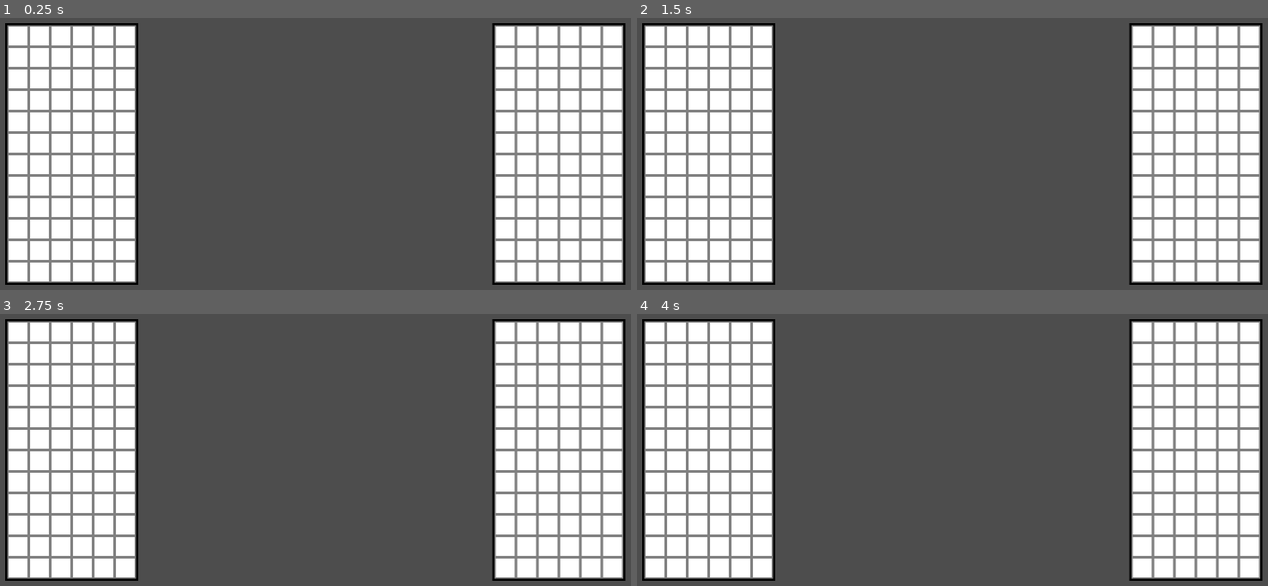
Above: before the commit, frames 1-4 (two rows, left to right).
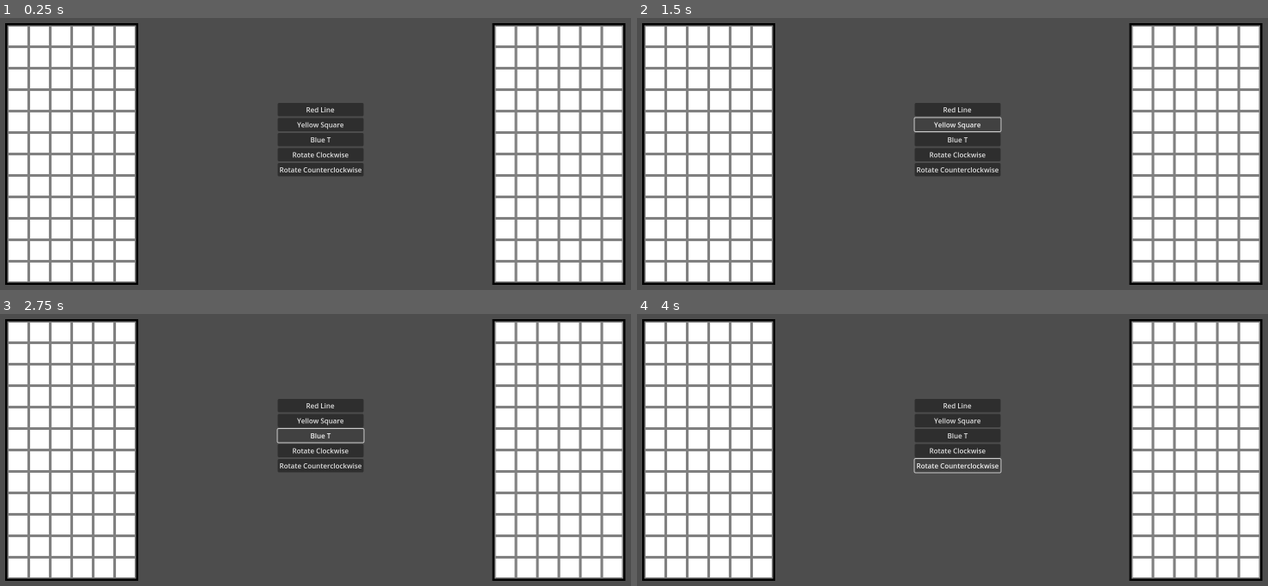
Above: after the commit, the same moments.

Repository: VincentBorchardt/Skremplets-Puzzle-Game-RPJ-2025
Game: Godot game, scene res://scenes/play_scene_test.tscn
Two runs of this game, one before a commit and one after it. Both use one fixed random seed, a clock stepped at 60 frames per second and the inputs below. The project has no main scene, so this scene is started directly.
Inputs (mouse positions are in pixels of both pictures, inside the frame that each line leads up to):
- Up to frame 1 (0.25 s): no input
- Up to frame 2 (1.5 s): click (958, 110) at 0.5 s, where only the run after the commit has a clickable "Red Line"; click (958, 124) at 1.25 s, where only the run after the commit has a clickable "Yellow Square"
- Up to frame 3 (2.75 s): click (321, 436) at 2 s, where only the run after the commit has a clickable "Blue T"
- Up to frame 4 (4 s): click (958, 450) at 2.75 s, where only the run after the commit has a clickable "Rotate Clockwise"; click (958, 466) at 3.5 s, where only the run after the commit has a clickable "Rotate Counterclockwise"

The runs differ from the first frame. In frame 1, 3.0% of the frame differs, in the area x 44-58%, y 31-59%; in frame 2, 2.7%; in frame 3, 2.6%; in frame 4, 2.7%.
Error before the commit: Parse Error: Function "rotate_piece()" not found in base self. (res://scripts/piece.gd:60)

Commit message:
Test pieces added, pieces fully show up
The test scene works finally, though both grids show the same thing--next is to fix that (but I want a safe commit first), as well as move stuff into piece_list

Diff:
--- /dev/null
+++ b/resources/pieces/blue_four_t.tres
@@ -0,0 +1,14 @@
+[gd_resource type="Resource" script_class="Piece" load_steps=3 format=3 uid="uid://cp4dautmudtjn"]
+
+[ext_resource type="Texture2D" uid="uid://gt7ekck3yu2f" path="res://assets/pieces/blue_four_t.png" id="1_ewmfe"]
+[ext_resource type="Script" uid="uid://6oywq2cixv6v" path="res://scripts/piece.gd" id="1_r10d6"]
+
+[resource]
+script = ExtResource("1_r10d6")
+owner = 0
+root_point_location = Vector2i(0, 0)
+secondary_points = Array[Vector2i]([Vector2i(0, -1), Vector2i(0, 0), Vector2i(0, 1), Vector2i(1, 0)])
+image = ExtResource("1_ewmfe")
+type = 1
+translation = Vector2(25, 0)
+rotation = 0.0
--- /dev/null
+++ b/resources/pieces/red_four_line.tres
@@ -0,0 +1,14 @@
+[gd_resource type="Resource" script_class="Piece" load_steps=3 format=3 uid="uid://sul45feloifc"]
+
+[ext_resource type="Script" uid="uid://6oywq2cixv6v" path="res://scripts/piece.gd" id="1_stb0y"]
+[ext_resource type="Texture2D" uid="uid://chm8yymjkht1q" path="res://assets/pieces/red_four_line.png" id="1_worr0"]
+
+[resource]
+script = ExtResource("1_stb0y")
+owner = 2
+root_point_location = Vector2i(0, 0)
+secondary_points = Array[Vector2i]([Vector2i(0, 0), Vector2i(0, 1), Vector2i(0, 2), Vector2i(0, 3)])
+image = ExtResource("1_worr0")
+type = 0
+translation = Vector2(0, 75)
+rotation = 0.0
--- /dev/null
+++ b/resources/pieces/yellow_four_square.tres
@@ -0,0 +1,14 @@
+[gd_resource type="Resource" script_class="Piece" load_steps=3 format=3 uid="uid://c6hl4hayblppu"]
+
+[ext_resource type="Texture2D" uid="uid://8lamhl6y5l5f" path="res://assets/pieces/yellow_four_square.png" id="1_1elxg"]
+[ext_resource type="Script" uid="uid://6oywq2cixv6v" path="res://scripts/piece.gd" id="1_wj8j1"]
+
+[resource]
+script = ExtResource("1_wj8j1")
+owner = 2
+root_point_location = Vector2i(0, 0)
+secondary_points = Array[Vector2i]([Vector2i(0, 0), Vector2i(1, 0), Vector2i(0, 1), Vector2i(1, 1)])
+image = ExtResource("1_1elxg")
+type = 2
+translation = Vector2(25, 25)
+rotation = 0.0
--- a/scenes/grid_space.tscn
+++ b/scenes/grid_space.tscn
@@ -1,7 +1,8 @@
-[gd_scene load_steps=4 format=3 uid="uid://bapgvd2psgvpj"]
+[gd_scene load_steps=5 format=3 uid="uid://bapgvd2psgvpj"]
 
 [ext_resource type="Script" uid="uid://f2ajmd5fuvtk" path="res://scripts/grid_space.gd" id="1_htyn4"]
 [ext_resource type="Texture2D" uid="uid://bfbiqxym3pyx1" path="res://assets/grid/temp_grid_space.png" id="2_2pu0k"]
+[ext_resource type="Texture2D" uid="uid://dif3f3v6718bm" path="res://assets/blank_image.png" id="3_2pu0k"]
 
 [sub_resource type="RectangleShape2D" id="RectangleShape2D_e42ob"]
 size = Vector2(50, 50)
@@ -9,14 +10,16 @@
 [node name="GridSpace" type="Area2D"]
 script = ExtResource("1_htyn4")
 
+[node name="CollisionShape2D" type="CollisionShape2D" parent="."]
+position = Vector2(-0.5, 0.5)
+shape = SubResource("RectangleShape2D_e42ob")
+
 [node name="SpaceImage" type="Sprite2D" parent="."]
 texture = ExtResource("2_2pu0k")
 
 [node name="PieceImage" type="Sprite2D" parent="."]
 visible = false
-
-[node name="CollisionShape2D" type="CollisionShape2D" parent="."]
-position = Vector2(-0.5, 0.5)
-shape = SubResource("RectangleShape2D_e42ob")
+visibility_layer = 2
+texture = ExtResource("3_2pu0k")
 
 [connection signal="input_event" from="." to="." method="_on_input_event"]
--- /dev/null
+++ b/scenes/piece_box.tscn
@@ -0,0 +1,40 @@
+[gd_scene load_steps=2 format=3 uid="uid://ccanpro3dipby"]
+
+[ext_resource type="Script" uid="uid://brfejf8qerh56" path="res://scripts/piece_box_test.gd" id="1_dcvx8"]
+
+[node name="PieceBoxTest" type="VBoxContainer"]
+anchors_preset = 15
+anchor_right = 1.0
+anchor_bottom = 1.0
+offset_right = -852.0
+offset_bottom = -248.0
+grow_horizontal = 2
+grow_vertical = 2
+script = ExtResource("1_dcvx8")
+
+[node name="RedLineButton" type="Button" parent="."]
+layout_mode = 2
+text = "Red Line"
+
+[node name="YellowSquareButton" type="Button" parent="."]
+layout_mode = 2
+text = "Yellow Square"
+
+[node name="BlueTButton" type="Button" parent="."]
+layout_mode = 2
+text = "Blue T"
+
+[node name="RotateCWButton" type="Button" parent="."]
+layout_mode = 2
+text = "Rotate Clockwise"
+
+[node name="RotateCCWButton" type="Button" parent="."]
+layout_mode = 2
+text = "Rotate Counterclockwise
+"
+
+[connection signal="pressed" from="RedLineButton" to="." method="_on_red_line_button_pressed"]
+[connection signal="pressed" from="YellowSquareButton" to="." method="_on_yellow_square_button_pressed"]
+[connection signal="pressed" from="BlueTButton" to="." method="_on_blue_t_button_pressed"]
+[connection signal="pressed" from="RotateCWButton" to="." method="_on_rotate_cw_button_pressed"]
+[connection signal="pressed" from="RotateCCWButton" to="." method="_on_rotate_ccw_button_pressed"]
--- a/scenes/play_scene_test.tscn
+++ b/scenes/play_scene_test.tscn
@@ -1,6 +1,7 @@
-[gd_scene load_steps=2 format=3 uid="uid://bgdtshogglm73"]
+[gd_scene load_steps=3 format=3 uid="uid://bgdtshogglm73"]
 
 [ext_resource type="PackedScene" uid="uid://btqyofq3jfh3h" path="res://scenes/grid.tscn" id="1_g6us7"]
+[ext_resource type="PackedScene" uid="uid://ccanpro3dipby" path="res://scenes/piece_box.tscn" id="2_lixwp"]
 
 [node name="PlaySceneTest" type="Node2D"]
 
@@ -10,3 +11,9 @@
 [node name="Player2Grid" parent="." instance=ExtResource("1_g6us7")]
 position = Vector2(1255, 280)
 grid_owner = 1
+
+[node name="PieceBoxTest" parent="." instance=ExtResource("2_lixwp")]
+offset_left = 725.0
+offset_top = 436.0
+offset_right = 925.0
+offset_bottom = 607.0
--- a/scripts/grid.gd
+++ b/scripts/grid.gd
@@ -1,4 +1,8 @@
 class_name Grid extends Node2D
+
+# TODO This is hardcoded based on a specific string that has to be the same in Grid and GridSpace
+# Smells very bad
+var grid_group = "Grid Spaces " + str(grid_owner)
 
 #TODO Should this create a grid dynamically? The most annoying part there is connecting the signals
 @export var grid_x: int
@@ -18,8 +22,13 @@
 		pass
 
 #TODO Check if the returns are needed in this function specifically
-func _on_grid_space_add_new_piece(new_piece, new_location):
+func _on_grid_space_add_new_piece(new_piece, new_location, player):
+	print("in _on_grid_space_add_new_piece")
+	print(grid_owner)
 	print(str(new_location))
+	if player != grid_owner:
+		print("Not Player 1's Grid")
+		return false
 	for piece in piece_dict:
 		for point in new_piece.secondary_points:
 			if piece_dict[piece].has(point + new_location):
--- a/scripts/grid_space.gd
+++ b/scripts/grid_space.gd
@@ -10,8 +10,12 @@
 #TODO Not sure if these variables are needed for anything, or if it's better to work with the Sprite2Ds directly
 var grid_image: Texture2D
 var piece_image: Texture2D
+var space_group = "Grid Spaces " + str(space_owner)
 
 @export var location: Vector2i
+@export var space_owner: Player
+
+enum Player {PLAYER_1, PLAYER_2, UNOWNED}
 
 func _ready() -> void:
 	add_to_group("Grid Spaces")
@@ -28,6 +32,7 @@
 		$PieceImage.position = new_piece.translation
 		$PieceImage.rotation = new_piece.rotation
 		$PieceImage.visible = true
+		$PieceImage.z_index = 100
 	var piece_points = new_piece.secondary_points
 	for point in piece_points:
 		if location == point:
@@ -43,6 +48,7 @@
 			piece_image = null
 			$PieceImage.texture = null
 			$PieceImage.visible = false
+			$PieceImage.z_index = 1
 		var piece_points = piece.secondary_points
 		for point in piece_points:
 			if location == point:
@@ -55,7 +61,8 @@
 		print("clicked on grid space " + str(location))
 		if not is_covered and Inventory.current_piece:
 			print("adding new piece")
-			add_new_piece.emit(Inventory.current_piece.duplicate(), location)
+			# TODO PLAYER_1 is hardcoded for a click; this needs to change if MP becomes a thing
+			add_new_piece.emit(Inventory.current_piece.duplicate(), location, Player.PLAYER_1)
 
 func str():
 	return str(location)
--- a/scripts/piece.gd
+++ b/scripts/piece.gd
@@ -57,7 +57,7 @@
 	for i in range(secondary_points.size()):
 		secondary_points[i] = secondary_points[i] - root_point_location
 	root_point_location = Vector2i(0, 0)
-	rotate_piece(-(rotation))
+	rotate(-(rotation))
 
 
 func _to_string() -> String:
--- /dev/null
+++ b/scripts/piece_box_test.gd
@@ -0,0 +1,16 @@
+extends VBoxContainer
+
+func _on_red_line_button_pressed() -> void:
+	Inventory.current_piece = preload("res://resources/pieces/red_four_line.tres").duplicate()
+
+func _on_yellow_square_button_pressed() -> void:
+	Inventory.current_piece = preload("res://resources/pieces/yellow_four_square.tres").duplicate()
+
+func _on_blue_t_button_pressed() -> void:
+	Inventory.current_piece = preload("res://resources/pieces/blue_four_t.tres").duplicate()
+
+func _on_rotate_cw_button_pressed() -> void:
+	Inventory.rotate_current_piece(TAU/4)
+
+func _on_rotate_ccw_button_pressed() -> void:
+	Inventory.rotate_current_piece(-TAU/4)
Binary file added: assets/blank_image.png
Not shown, added: assets/blank_image.png.import
Binary file added: assets/pieces/blue_four_t.png
Not shown, added: assets/pieces/blue_four_t.png.import
Binary file added: assets/pieces/red_four_line.png
Not shown, added: assets/pieces/red_four_line.png.import
Binary file added: assets/pieces/yellow_four_square.png
Not shown, added: assets/pieces/yellow_four_square.png.import
Not shown, added: scripts/piece_box_test.gd.uid
